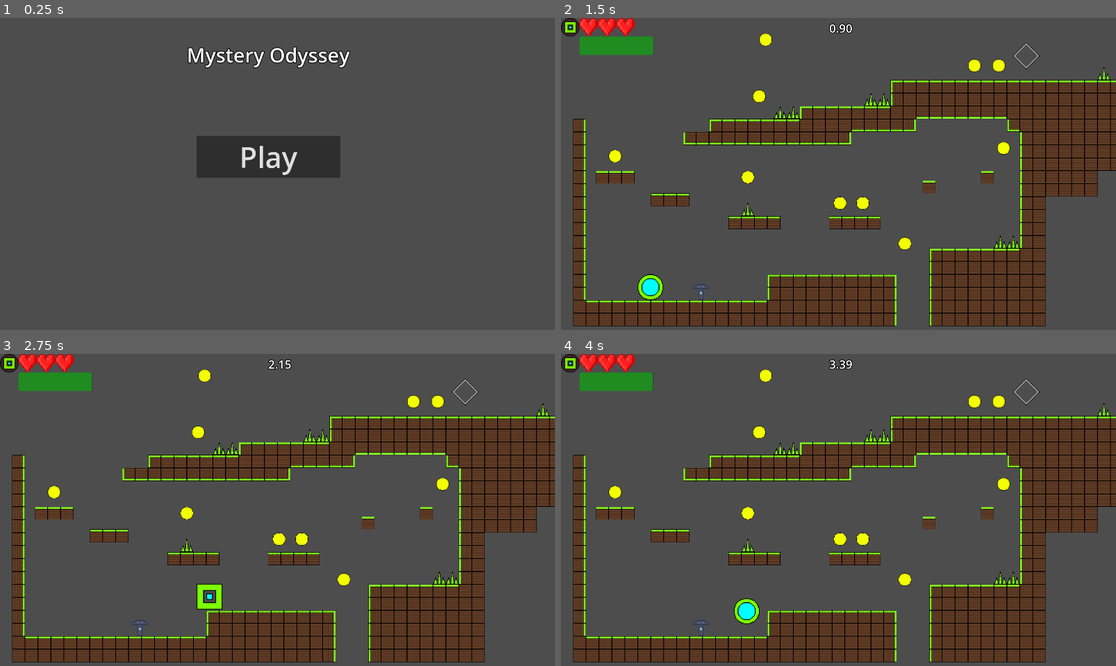
Above: before the commit, frames 1-4 (two rows, left to right).
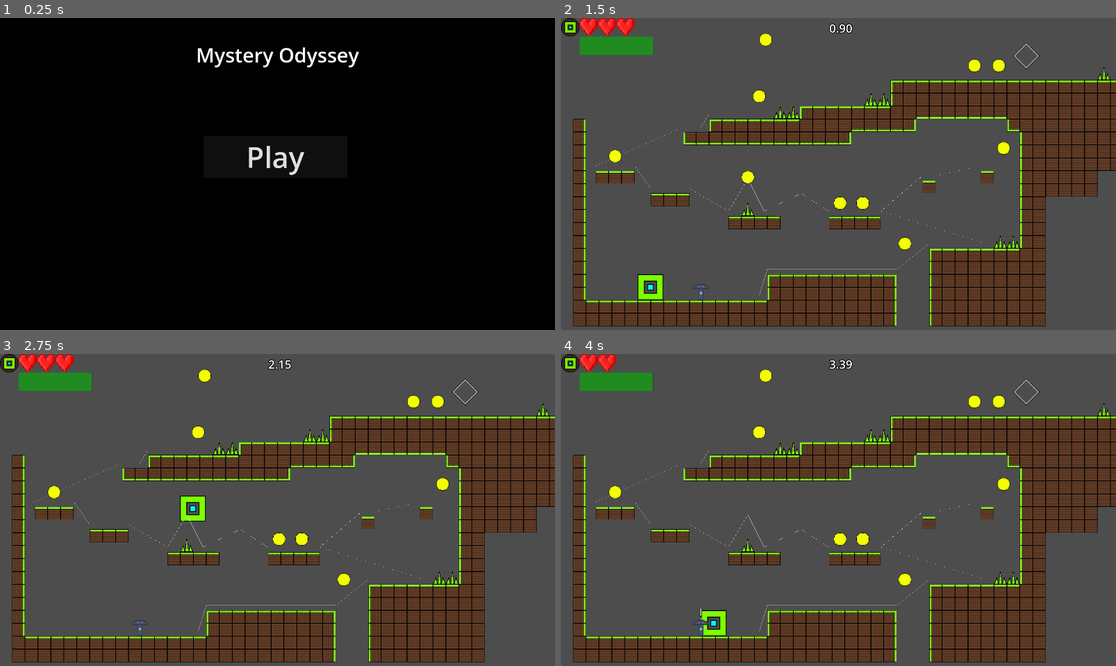
Above: after the commit, the same moments.

Repository: DavidWu531/Mystery-Odyssey
Game: Godot game, scene res://Scenes/main_menu.tscn
The game is run twice, just before and just after one commit, with the same random seed, the same clock (stepped at 60 frames per second) and the same inputs.
Inputs:
- Up to frame 1 (0.25 s): no input
- Up to frame 2 (1.5 s): click "Play" at 0.5 s; tap Enter at 1.25 s; hold D (Right) from 1.28 s (still down); tap H (ui_filedialog_show_hidden) at 1.35 s
- Up to frame 3 (2.75 s): keep holding D (Right); tap Space (Jump) at 1.52, 1.55, 1.82, 2.1, 2.27, 2.57 s; tap H (ui_filedialog_show_hidden) at 2.3 s
- Up to frame 4 (4 s): release D (Right) at 2.78 s; hold A (Left) 2.78-3.53 s; tap S (FastDrop) at 2.85 s; tap Space (Jump) at 3.05, 3.77 s; hold D (Right) from 3.53 s (still down); tap E (Interact) at 3.6 s; tap H (ui_filedialog_show_hidden) at 3.8 s

The runs differ from the first frame. In frame 1, 100% of the frame differs, in the area x 0-100%, y 0-100%; in frame 2, 0.4%; in frame 3, 0.8%; in frame 4, 1.0%.

Commit message:
Added respawn points

Diff:
--- a/Resources/obstacles.tres
+++ b/Resources/obstacles.tres
@@ -26,7 +26,7 @@
 0:0/0 = 0
 0:0/0/physics_layer_0/linear_velocity = Vector2(0, 0)
 0:0/0/physics_layer_0/angular_velocity = 0.0
-0:0/0/physics_layer_0/polygon_0/points = PackedVector2Array(-4, -6, 4, -6, 28, 28, -28, 28)
+0:0/0/physics_layer_0/polygon_0/points = PackedVector2Array(-4, -6, 4, -6, 20, 28, -20, 28)
 
 [resource]
 physics_layer_0/collision_layer = 1
--- a/Scenes/main_menu.tscn
+++ b/Scenes/main_menu.tscn
@@ -13,10 +13,15 @@
 [node name="MainMenu" type="Node2D"]
 script = ExtResource("1_2dulc")
 
+[node name="ColorRect" type="ColorRect" parent="."]
+offset_right = 1920.0
+offset_bottom = 1080.0
+color = Color(0, 0, 0, 1)
+
 [node name="Label" type="Label" parent="."]
-offset_left = 640.0
+offset_left = 672.0
 offset_top = 64.0
-offset_right = 1216.0
+offset_right = 1248.0
 offset_bottom = 192.0
 text = "Mystery Odyssey"
 label_settings = SubResource("LabelSettings_pak4q")
@@ -24,9 +29,9 @@
 vertical_alignment = 1
 
 [node name="Play" type="Button" parent="."]
-offset_left = 680.0
+offset_left = 704.0
 offset_top = 408.0
-offset_right = 1178.0
+offset_right = 1202.0
 offset_bottom = 553.0
 theme = SubResource("Theme_ja0y5")
 text = "Play"
--- a/Scenes/section_grass.tscn
+++ b/Scenes/section_grass.tscn
@@ -216,6 +216,14 @@
 vertical_alignment = 1
 autowrap_mode = 2
 
+[node name="TakeDamageResPos" type="Area2D" parent="."]
+
+[node name="Line2D" type="Line2D" parent="TakeDamageResPos"]
+position = Vector2(-4.29091, -45)
+scale = Vector2(0.940909, 0.1)
+points = PackedVector2Array(-199.498, -30, 684.754, -30, 727.266, -1310, 1407.46, -1310, 1577.51, -2590, 1875.09, -2590, 1322.44, -4190, 1543.5, -5950, 1611.52, -5950, 1849.58, -6430, 1917.6, -6430, 1322.44, -4190, 1050.36, -4190, 905.817, -5070, 710.261, -4190, 625.237, -5790, 523.208, -4190, 319.15, -5310, 115.092, -5310, 30.0676, -6430, -173.99, -6430, 285.14, -8350, 378.667, -8350, 421.179, -8990)
+width = 1.0
+
 [connection signal="body_entered" from="Coins/CoinI" to="Coins/CoinI" method="_on_body_entered"]
 [connection signal="body_entered" from="Coins/CoinIII" to="Coins/CoinIII" method="_on_body_entered"]
 [connection signal="body_entered" from="Coins/CoinIV" to="Coins/CoinIV" method="_on_body_entered"]
--- a/Scenes/ui_manager.tscn
+++ b/Scenes/ui_manager.tscn
@@ -26,17 +26,23 @@
 [node name="UIManager" type="CanvasLayer"]
 script = ExtResource("1_aajpp")
 
-[node name="PlayerFrame" type="TextureRect" parent="."]
+[node name="MainScreen" type="Control" parent="."]
+layout_mode = 3
+anchors_preset = 0
 offset_right = 40.0
 offset_bottom = 40.0
+
+[node name="PlayerFrame" type="TextureRect" parent="MainScreen"]
+offset_right = 64.0
+offset_bottom = 64.0
 texture = ExtResource("2_ie8wj")
 
-[node name="Sprite2D" type="Sprite2D" parent="PlayerFrame"]
+[node name="Sprite2D" type="Sprite2D" parent="MainScreen/PlayerFrame"]
 position = Vector2(32, 32)
 scale = Vector2(0.3, 0.3)
 texture = ExtResource("3_1ia76")
 
-[node name="TimeElapsed" type="Label" parent="."]
+[node name="TimeElapsed" type="Label" parent="MainScreen"]
 offset_left = 928.0
 offset_top = 8.0
 offset_right = 974.0
@@ -46,7 +52,7 @@
 horizontal_alignment = 1
 vertical_alignment = 1
 
-[node name="PlayerHealth" type="TextureRect" parent="."]
+[node name="PlayerHealth" type="TextureRect" parent="MainScreen"]
 offset_left = 64.0
 offset_right = 254.0
 offset_bottom = 32.0
@@ -55,7 +61,7 @@
 expand_mode = 1
 stretch_mode = 1
 
-[node name="PlayerEnergy" type="ProgressBar" parent="."]
+[node name="PlayerEnergy" type="ProgressBar" parent="MainScreen"]
 modulate = Color(0, 1, 0, 1)
 offset_left = 64.0
 offset_top = 64.0
--- a/Scripts/GrassManager.gd
+++ b/Scripts/GrassManager.gd
@@ -25,49 +25,3 @@
 		$NPCs/NPCI/Interactable.hide()
 		npci_dialogue = 0
 		$NPCs/NPCI/Dialogue.text = ""
-
-
-func _on_change_zone_body_entered(body):
-	if "Player" in body.name:
-		var animationsprite = body.get_node("Sprite2D")
-		animationsprite.play("Temp2")
-
-func _on_gate_shut_body_entered(body):
-	if "Player" in body.name:
-		var animationsprite = body.get_node("Sprite2D")
-		animationsprite.play("Temp1")
-
-		$Obstacles.set_cell(0, Vector2i(164, -104), -1, Vector2i(0,0), -1)
-		$Platforms.set_cell(0, Vector2i(164, -104), 0, Vector2i(0,0), 6)
-		$Platforms.set_cell(0, Vector2i(164, -100), 0, Vector2i(0,0), 6)
-		$Platforms.set_cell(0, Vector2i(164, -96), 0, Vector2i(0,0), 6)
-		$Platforms.set_cell(0, Vector2i(164, -92), 0, Vector2i(0,0), 6)
-		$Platforms.set_cell(0, Vector2i(164, -88), 0, Vector2i(0,0), 6)
-		$Platforms.set_cell(0, Vector2i(164, -84), 0, Vector2i(0,0), 6)
-		$Platforms.set_cell(0, Vector2i(164, -80), 0, Vector2i(0,0), 6)
-		$Platforms.set_cell(0, Vector2i(164, -76), 3, Vector2i(0,0), 0)
-
-
-func _on_hatch_open_body_entered(body):
-	if "Player" in body.name:
-		body.position = $Jumpscaro/Revert.position
-		body.gravity = 980.0
-
-		$Platforms.set_cell(0, Vector2i(188, -76), -1, Vector2i(0,0), -1)
-		$Platforms.set_cell(0, Vector2i(192, -76), -1, Vector2i(0,0), -1)
-		$Platforms.set_cell(0, Vector2i(196, -76), -1, Vector2i(0,0), -1)
-		$Platforms.set_cell(0, Vector2i(200, -76), -1, Vector2i(0,0), -1)
-		$Platforms.set_cell(0, Vector2i(204, -76), -1, Vector2i(0,0), -1)
-		$Platforms.set_cell(0, Vector2i(208, -76), -1, Vector2i(0,0), -1)
-
-		$Obstacles.set_cell(0, Vector2i(188, -80), -1, Vector2i(0,0), -1)
-		$Obstacles.set_cell(0, Vector2i(192, -80), -1, Vector2i(0,0), -1)
-		$Obstacles.set_cell(0, Vector2i(196, -80), -1, Vector2i(0,0), -1)
-		$Obstacles.set_cell(0, Vector2i(200, -80), -1, Vector2i(0,0), -1)
-		$Obstacles.set_cell(0, Vector2i(204, -80), -1, Vector2i(0,0), -1)
-		$Obstacles.set_cell(0, Vector2i(208, -80), -1, Vector2i(0,0), -1)
-
-func _on_revert_body_entered(body):
-	if "Player" in body.name:
-		var animationsprite = body.get_node("Sprite2D")
-		animationsprite.play("Temp1")
--- a/Scripts/Player.gd
+++ b/Scripts/Player.gd
@@ -13,8 +13,10 @@
 const quadruple_speed = 878.2
 
 var gravity = 980.0
+var jump_count = 2
 
-var object_mode = "Default"
+var current_mode = "Default"
+var player_modes = ["Default", "DoubleJump", "GravityFlip"]
 
 func _ready():
 	speed = normal_speed
@@ -26,25 +28,37 @@
 	velocity.y += gravity * delta
 
 	if Input.is_action_just_pressed("ui_filedialog_show_hidden"):
-		if $Sprite2D.animation == "Temp1":
-			$Sprite2D.play("Temp2")
-		elif $Sprite2D.animation == "Temp2":
-			$Sprite2D.play("Temp1")
+		if current_mode == player_modes[0]:
+			current_mode = player_modes[1]
+		elif current_mode == player_modes[1]:
+			current_mode = player_modes[2]
+		elif current_mode == player_modes[2]:
+			current_mode = player_modes[0]
 
 	if Input.is_action_just_pressed("Jump"):
-		if is_on_floor() or is_on_ceiling():
-			take_damage_respos = position
-			if $Sprite2D.animation == "Temp1":
+		if current_mode == "DoubleJump":
+			if jump_count > 0:
+				take_damage_respos = position
 				if gravity > 0.0:
 					velocity.y = -JUMP_VELOCITY
 				elif gravity < 0.0:
 					velocity.y = JUMP_VELOCITY
-			elif $Sprite2D.animation == "Temp2":
+		elif current_mode == "Default":
+			if is_on_floor() or is_on_ceiling():
+				take_damage_respos = position
+				if gravity > 0.0:
+					velocity.y = -JUMP_VELOCITY
+				elif gravity < 0.0:
+					velocity.y = JUMP_VELOCITY
+		elif current_mode == "GravityFlip":
+			if is_on_floor() or is_on_ceiling():
+				take_damage_respos = position
 				if gravity > 0.0:
 					velocity.y = -1000.0
 				elif gravity < 0.0:
 					velocity.y = 1000.0
 				gravity = -gravity
+
 
 	if Input.is_action_just_pressed("FastDrop"):
 		if gravity > 0.0:
@@ -57,6 +71,10 @@
 		velocity.x = direction * speed
 	else:
 		velocity.x = move_toward(velocity.x, 0, speed)
+
+	if is_on_floor() or is_on_ceiling():
+		if current_mode == "DoubleJump":
+			jump_count = 2
 
 	move_and_slide()
 
--- a/Scripts/UIManager.gd
+++ b/Scripts/UIManager.gd
@@ -3,15 +3,15 @@
 func _process(delta):
 	$PauseMenu/Score.text = "Score: " + str(Global.score)
 
-	$PlayerHealth.size = Vector2(Global.player_health * 38, 32)
+	$MainScreen/PlayerHealth.size = Vector2(Global.player_health * 38, 32)
 
 	Global.time_elapsed += delta
-	$TimeElapsed.text = str(Global.time_elapsed).pad_decimals(2)
+	$MainScreen/TimeElapsed.text = str(Global.time_elapsed).pad_decimals(2)
 
 	Global.player_energy -= 0.01
 
-	$PlayerEnergy.max_value = 200
-	$PlayerEnergy.value = Global.player_energy
+	$MainScreen/PlayerEnergy.max_value = 200
+	$MainScreen/PlayerEnergy.value = Global.player_energy
 
 func _physics_process(_delta):
 	if Input.is_action_just_pressed("ui_cancel"):
